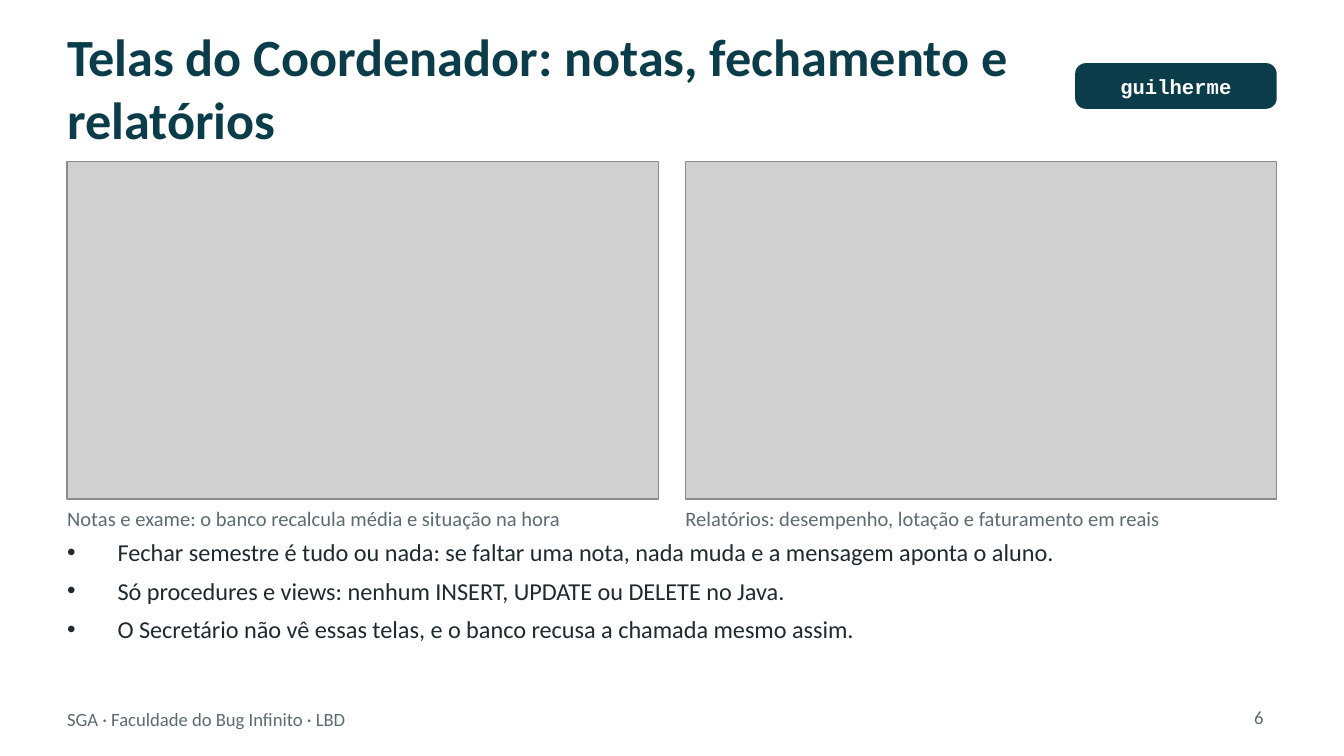
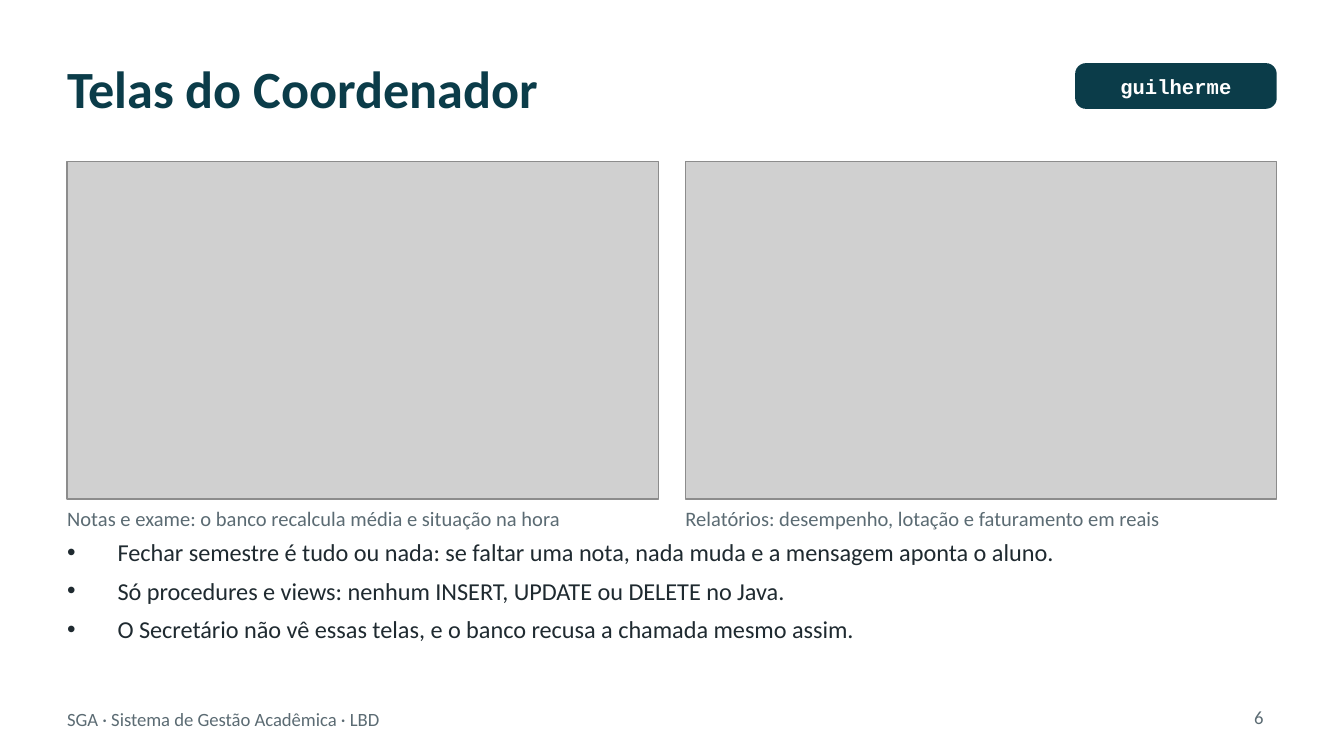
Before and after one commit to Diego-sfrr/AtividadeAvaliativaPOO, a slide deck: slide 6 of apresentacao/SGA_apresentacao.pptx. Drawn at 1344x756 pixels with LibreOffice and Linux fonts; fonts in the diff are those of the drawing; grey boxes stand for pictures. Boxes give left, top, right and bottom in pixels: in the first picture for what was removed or moved away, otherwise in the second. Text is boxed around its words. In the diff, an @@ line names an element or a change of style, - is before the commit and + after.

```diff
--- a/apresentacao/SGA_apresentacao.pptx
+++ b/apresentacao/SGA_apresentacao.pptx
@@ text at (67,71,538,109): text changed @@
-Telas do Coordenador: notas, fechamento e relatórios
+Telas do Coordenador
@@ text at (67,713,379,726): text changed @@
-SGA · Faculdade do Bug Infinito · LBD
+SGA · Sistema de Gestão Acadêmica · LBD
```
Also in this commit, not shown: 9 other slides changed, 5 slides added, 2 slides removed, 4 other files.
